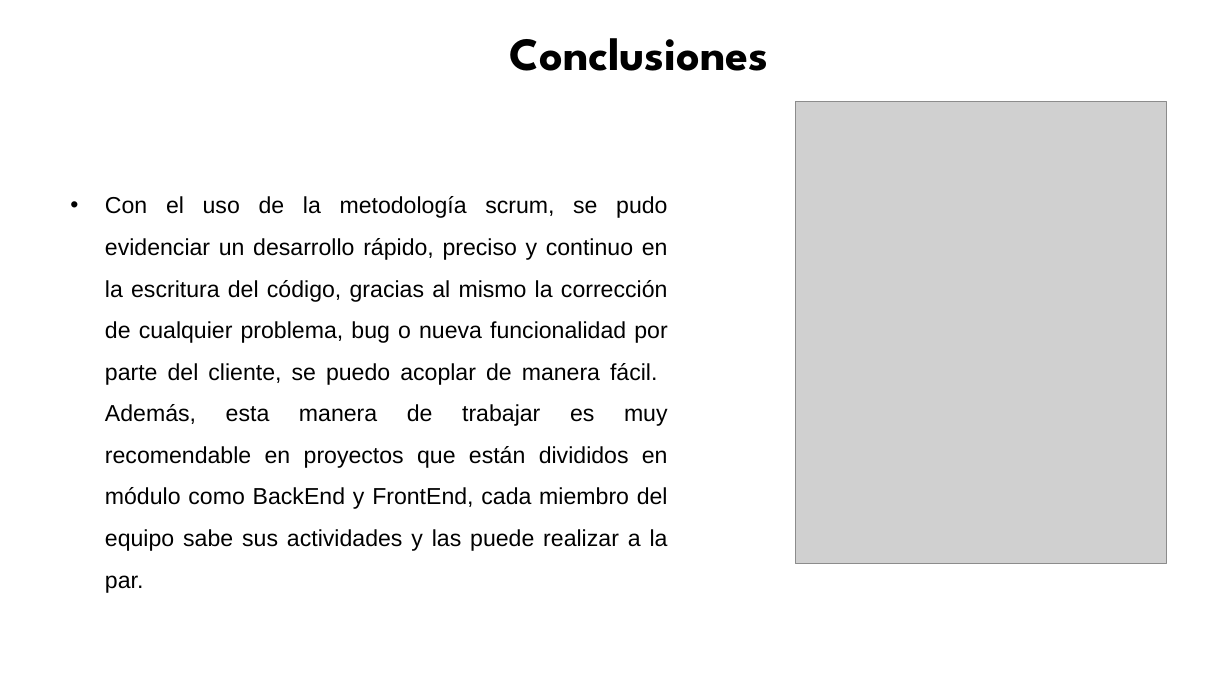
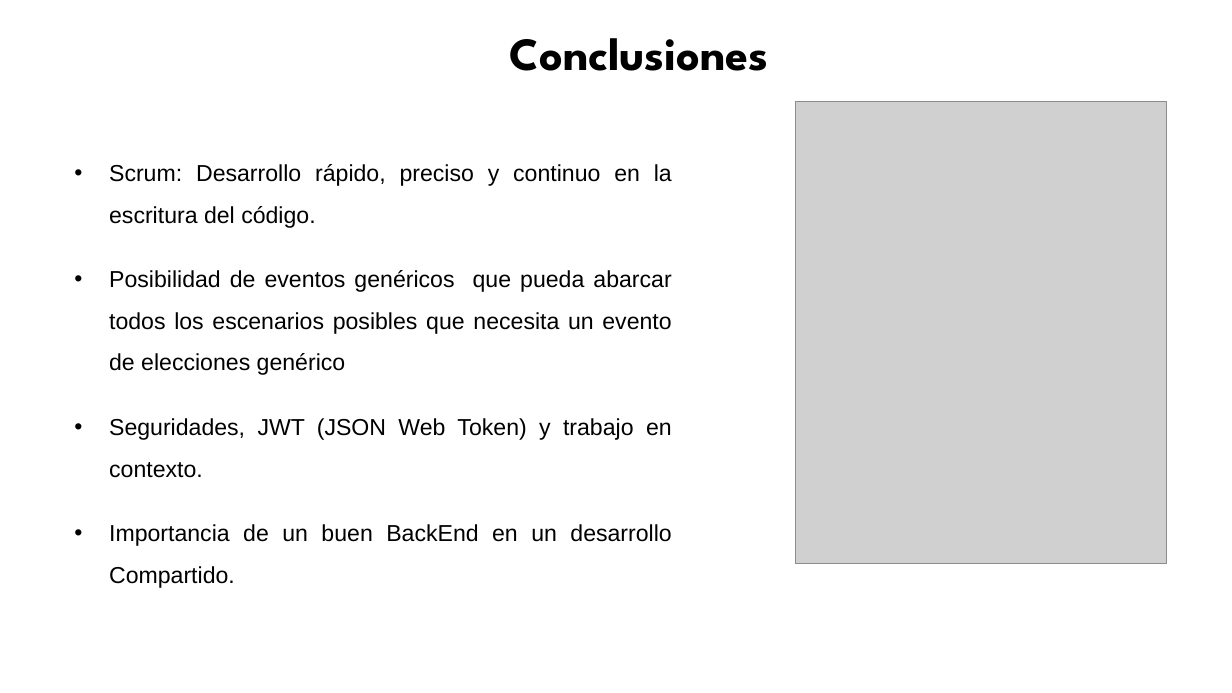
Before and after one commit to dach1996/ElectionSystem, a slide deck: slide 23 of Documents/Formatopresentacion UISRAEL.pptx (slide 18 before the commit). Drawn at 1232x693 pixels with LibreOffice and Linux fonts; fonts in the diff are those of the drawing; grey boxes stand for pictures; background and template pictures are left out. Boxes give left, top, right and bottom in pixels: in the first picture for what was removed or moved away, otherwise in the second. Text is boxed around its words. In the diff, an @@ line names an element or a change of style, - is before the commit and + after.

```diff
--- a/Documents/Formatopresentacion UISRAEL.pptx
+++ b/Documents/Formatopresentacion UISRAEL.pptx
@@ text at [109, 164, 672, 588]: text changed @@
-• Con el uso de la metodología scrum, se pudo evidenciar un desarrollo rápido, preciso y continuo en la escritura del código, gracias al mismo la corrección de cualquier problema, bug o nueva funcionalidad por parte del cliente, se puedo acoplar de manera fácil. Además, esta manera de trabajar es muy recomendable en proyectos que están divididos en módulo como BackEnd y FrontEnd, cada miembro del equipo sabe sus actividades y las puede realizar a la par.
+• Scrum: Desarrollo rápido, preciso y continuo en la escritura del código.
+• Posibilidad de eventos genéricos que pueda abarcar todos los escenarios posibles que necesita un evento de elecciones genérico
+• Seguridades, JWT (JSON Web Token) y trabajo en contexto.
+• Importancia de un buen BackEnd en un desarrollo Compartido.
```
Also in this commit, not shown: 8 other slides changed, 10 slides added, 12 slides removed, 29 other files.
